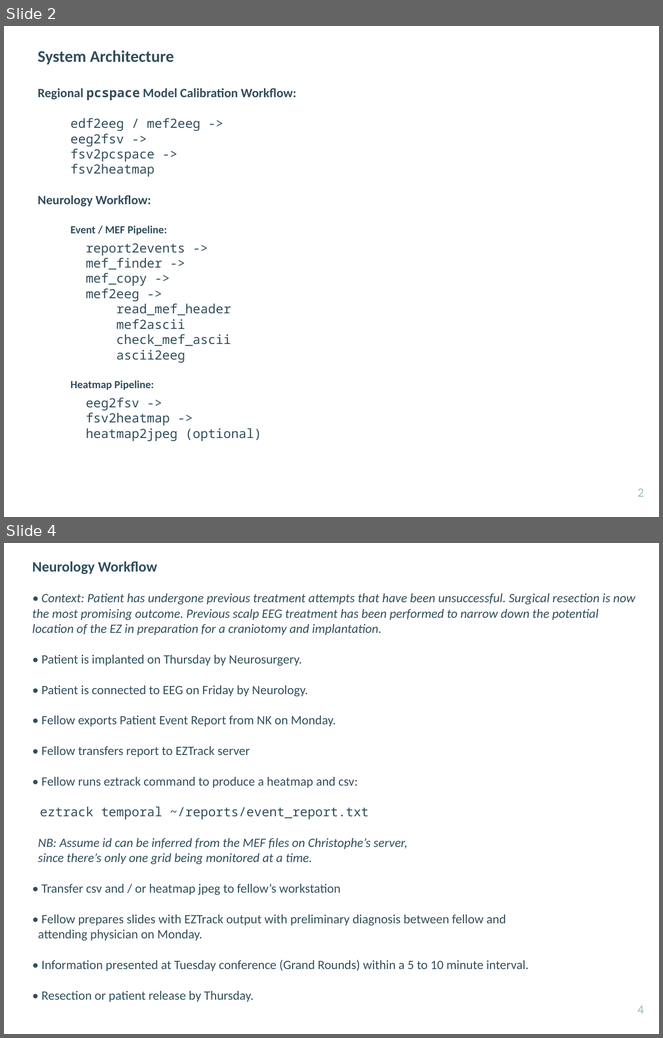
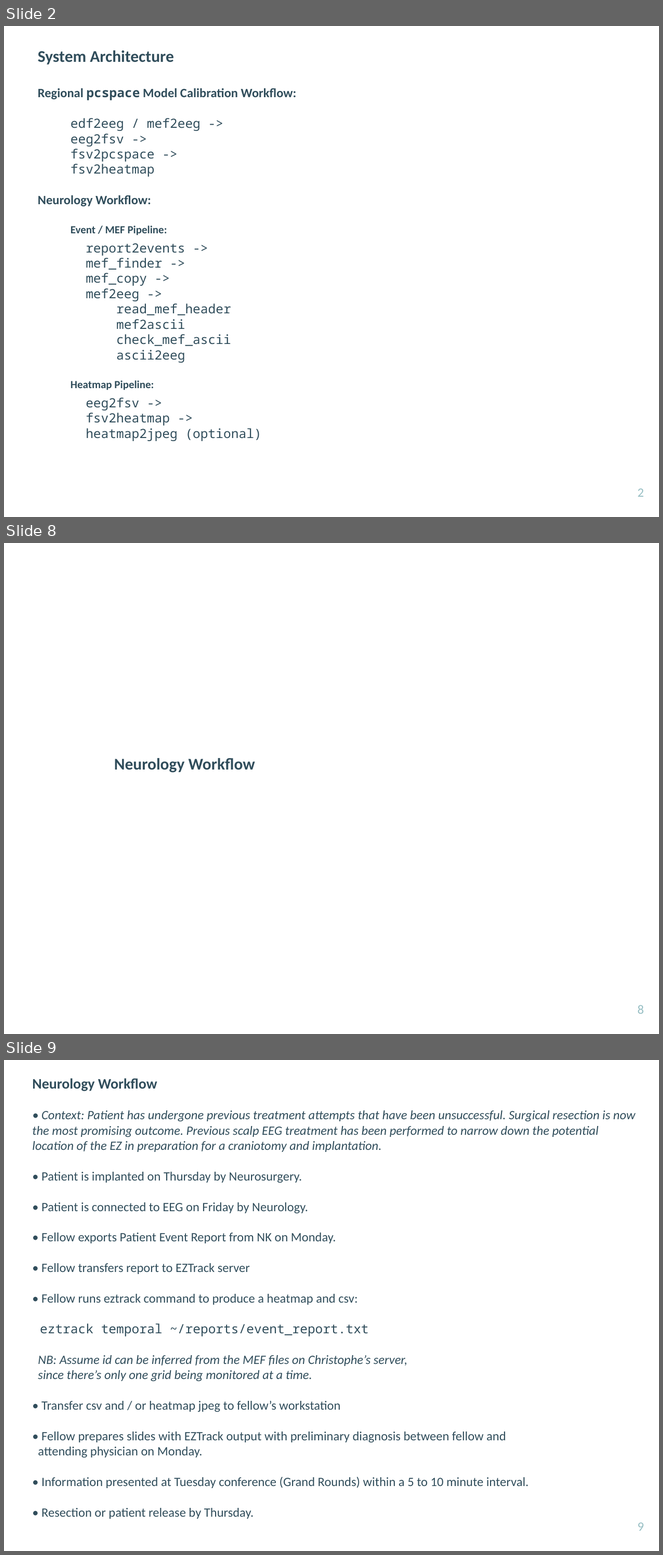
Before and after one commit to ncsl/network_neuroscience_epilepsy, a slide deck: EZTrack-implementation-guide.pptx. Shown one above the other, each under a label of ours: slides 2 and 4 before the commit, slides 2, 8 and 9 after it; the slides between them are not shown. The pictures are 663x1038 and 663x1555 pixels, drawn with LibreOffice and Linux fonts; fonts in the diff are those of the drawing. Boxes give left, top, right and bottom in pixels: in the first picture for what was removed or moved away, otherwise in the second. Text is boxed around its words. In the diff, an @@ line names an element or a change of style, - is before the commit and + after.

```diff
--- a/EZTrack-implementation-guide.pptx
+++ b/EZTrack-implementation-guide.pptx
@@ slide 8 added at box(4, 543, 659, 1034), background #FFFFFF @@
@@ text added at box(114, 758, 255, 773), 18 pt, text #304D5B, bold @@
+Neurology Workflow
@@ page number added at box(638, 1005, 644, 1014), 14 pt, text #96BEC3 @@
+8
@@ what was slide 4 is now slide 9 @@
@@ page number at box(638, 1523, 644, 1531): text changed @@
-4
+9
```
Also in this commit, not shown: 4 other slides added.
